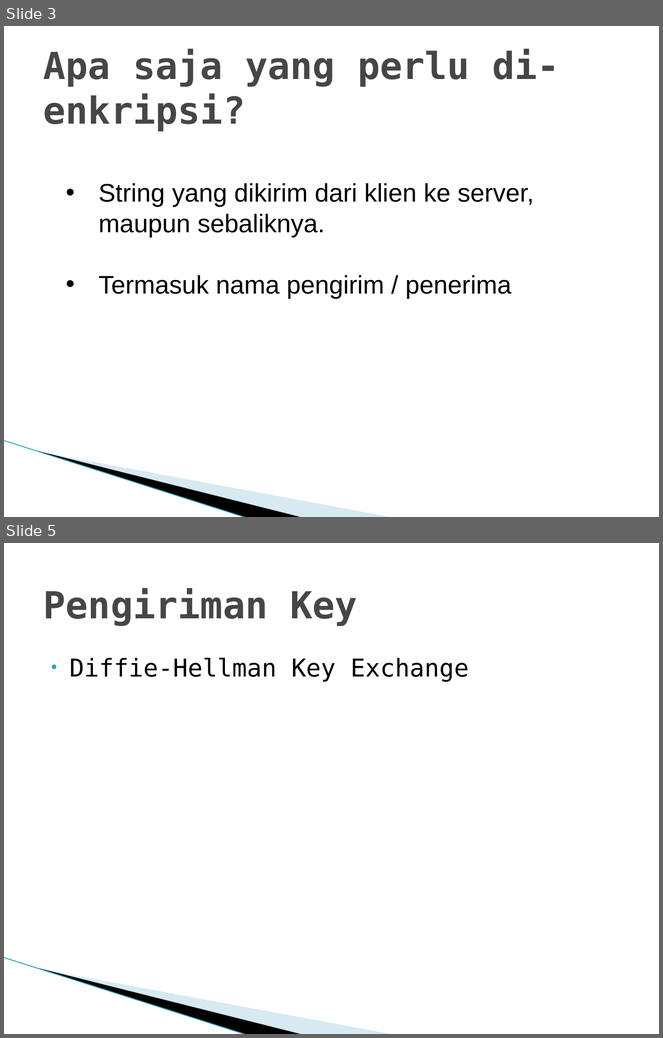
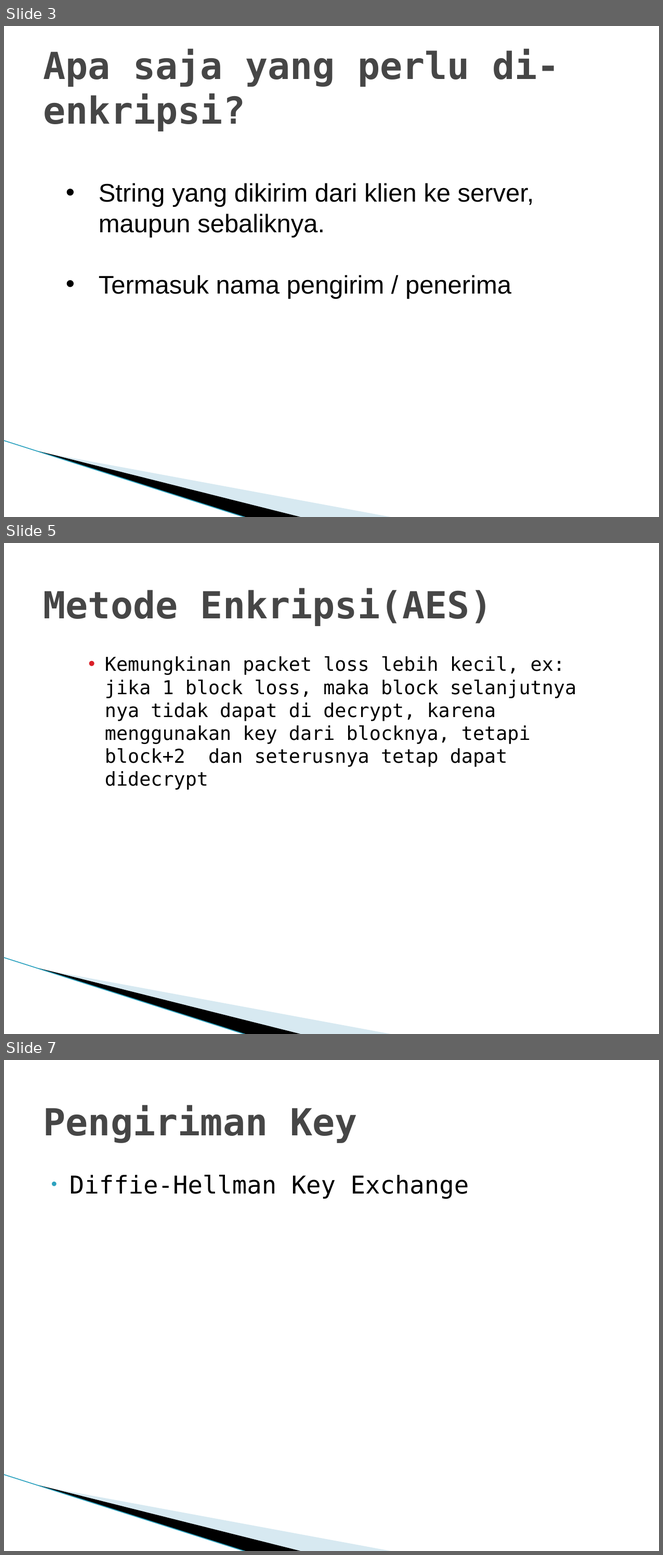
Before and after one commit to briliantnugraha/Project-KIJ-D, a slide deck: Chatting.ppt. Shown one above the other, each under a label of ours: slides 3 and 5 before the commit, slides 3, 5 and 7 after it; the slides between them are not shown. The pictures are 663x1038 and 663x1555 pixels, drawn with LibreOffice and Linux fonts; fonts in the diff are those of the drawing; background and template pictures are left out. Boxes give left, top, right and bottom in pixels: in the first picture for what was removed or moved away, otherwise in the second. Text is boxed around its words. In the diff, an @@ line names an element or a change of style, - is before the commit and + after.

Commit message:
tambahan metode enkripsi(2)

```diff
--- a/Chatting.ppt
+++ b/Chatting.ppt
@@ slide 5 added at (4,543,659,1034), background #FFFFFF; not listed: 3 template elements that a slide beside it also shows @@
@@ title added at (44,588,492,626), 41 pt, text #464646, bold @@
+Metode Enkripsi(AES)
@@ text added at (105,656,577,790), 21 pt, text #000000 @@
+    • Kemungkinan packet loss lebih kecil, ex: jika 1 block loss, maka block selanjutnya nya tidak dapat di decrypt, karena menggunakan key dari blocknya, tetapi block+2 dan seterusnya tetap dapat didecrypt
@@ what was slide 5 is now slide 7 @@
```
Also in this commit, not shown: 2 other slides added, 1 slide removed.
